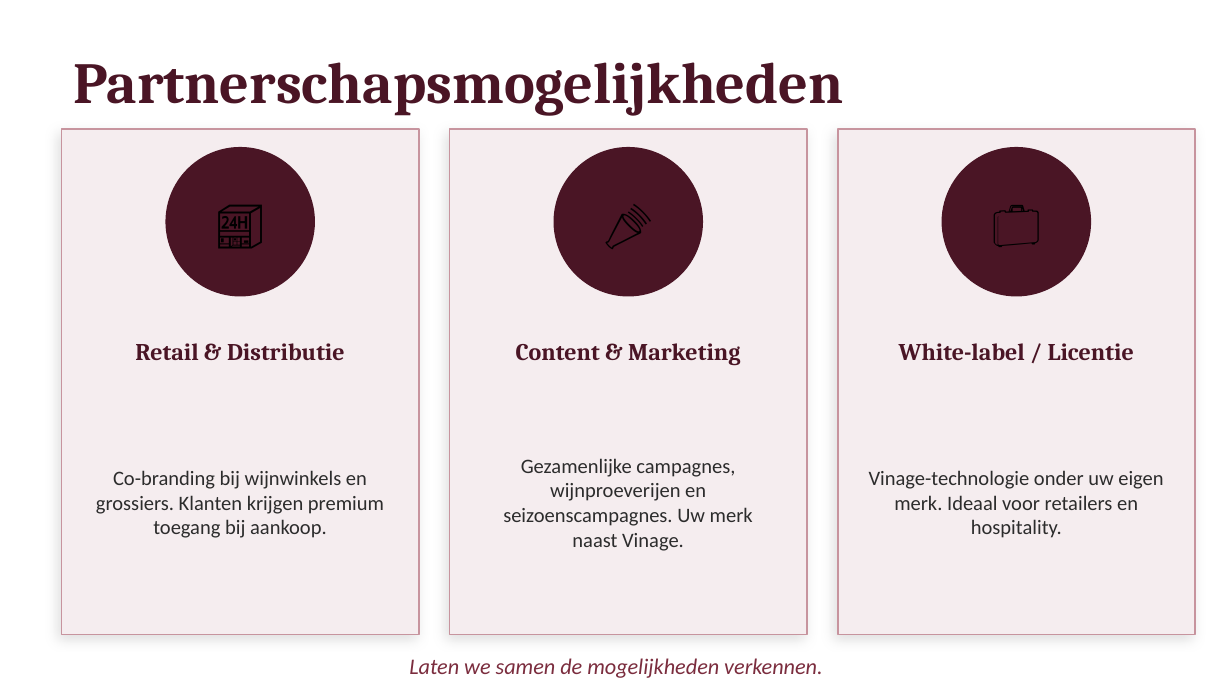
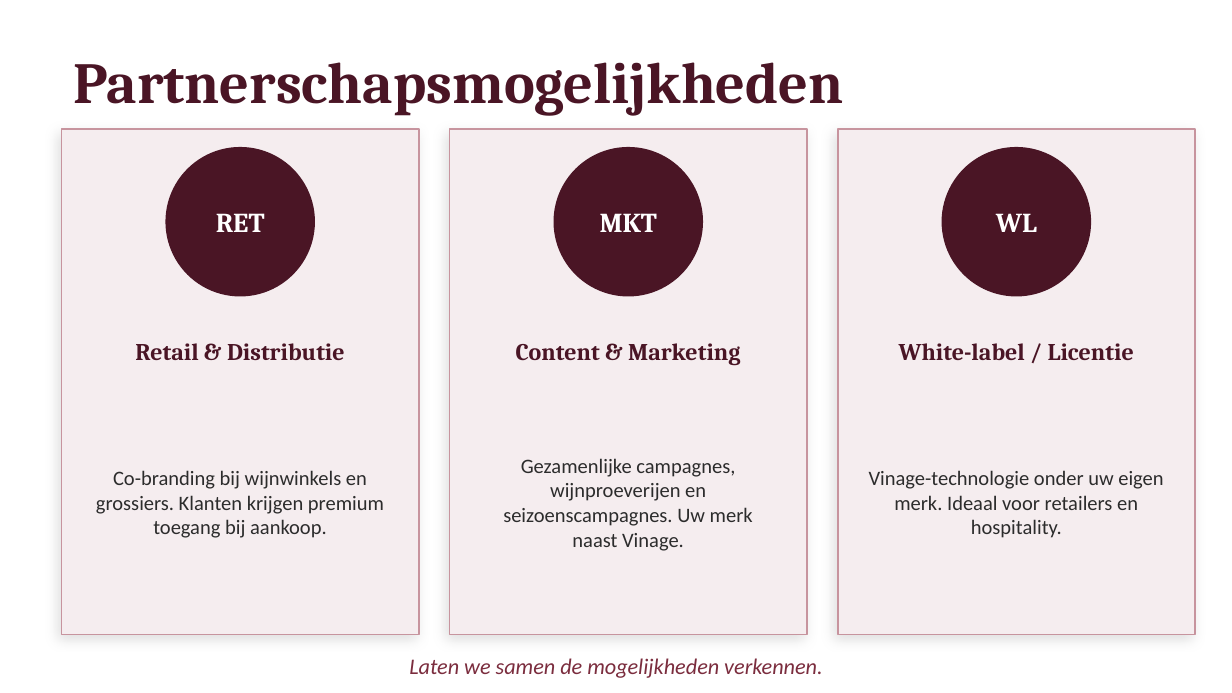
Before and after one commit to aruijter72/Vinage, a slide deck: slide 11 of Vinage-Zakelijk-Okhuysen.pptx. Drawn at 1232x693 pixels with LibreOffice and Linux fonts; fonts in the diff are those of the drawing. Boxes give left, top, right and bottom in pixels: in the first picture for what was removed or moved away, otherwise in the second. Text is boxed around its words. In the diff, an @@ line names an element or a change of style, - is before the commit and + after.

```diff
--- a/Vinage-Zakelijk-Okhuysen.pptx
+++ b/Vinage-Zakelijk-Okhuysen.pptx
@@ text at (216, 213, 265, 232): text changed; size 28 to 16 pt; font Calibri to Cambria; text colour #000000 to #FFFFFF; bold on @@
-🏪
+RET
@@ text at (600, 213, 658, 232): text changed; size 28 to 16 pt; font Calibri to Cambria; text colour #000000 to #FFFFFF; bold on @@
-📣
+MKT
@@ text at (996, 213, 1037, 232): text changed; size 28 to 16 pt; font Calibri to Cambria; text colour #000000 to #FFFFFF; bold on @@
-💼
+WL
```
Also in this commit, not shown: 3 other slides changed, 3 other files.
